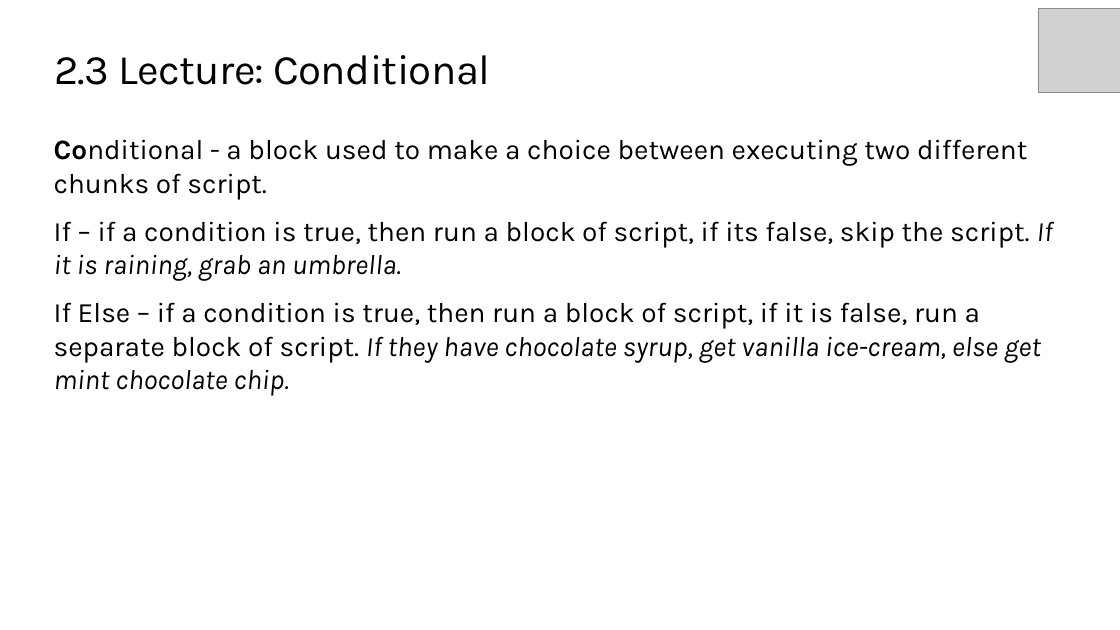
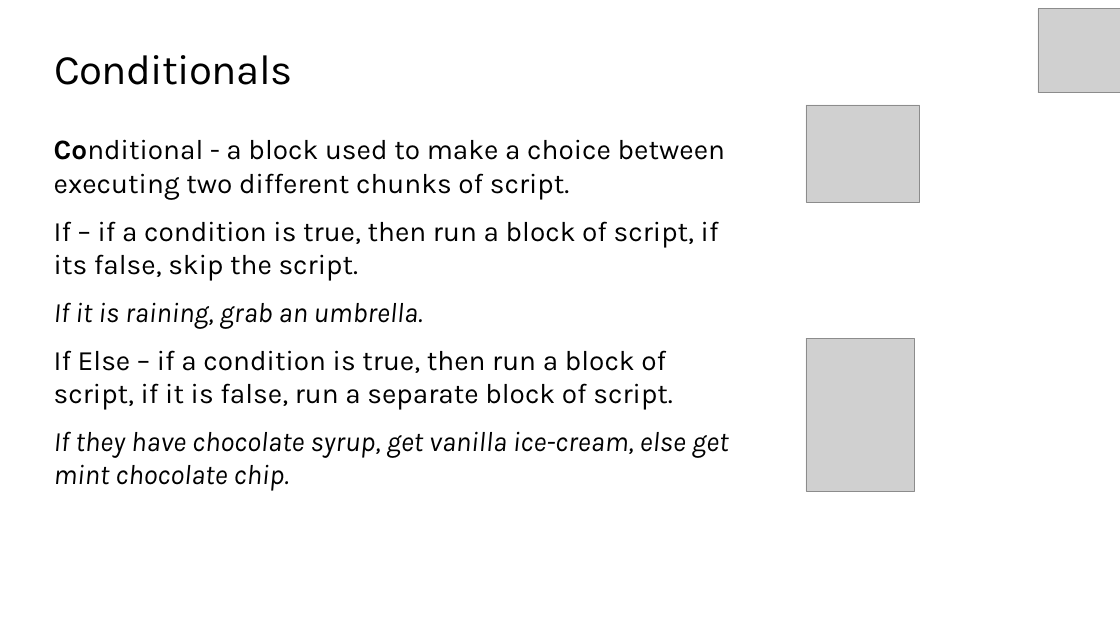
Before and after one commit to TEALSK12/introduction-to-computer-science, a slide deck: slide 8 of docs/slidedecks/TEALS SNAP 2.3.pptx (slide 6 before the commit). Drawn at 1120x630 pixels with LibreOffice and Linux fonts; fonts in the diff are those of the drawing; grey boxes stand for pictures; background and template pictures are left out. Boxes give left, top, right and bottom in pixels: in the first picture for what was removed or moved away, otherwise in the second. Text is boxed around its words. In the diff, an @@ line names an element or a change of style, - is before the commit and + after.

```diff
--- a/docs/slidedecks/TEALS SNAP 2.3.pptx
+++ b/docs/slidedecks/TEALS SNAP 2.3.pptx
@@ title at (54, 55, 292, 85): text changed @@
-2.3 Lecture: Conditional
+Conditionals
@@ picture added at (807, 105, 920, 202) @@
@@ text at (54, 221, 729, 491): text changed @@
-If – if a condition is true, then run a block of script, if its false, skip the script. If it is raining, grab an umbrella.
-If Else – if a condition is true, then run a block of script, if it is false, run a separate block of script. If they have chocolate syrup, get vanilla ice-cream, else get mint chocolate chip.
+If – if a condition is true, then run a block of script, if its false, skip the script.
+If it is raining, grab an umbrella.
+If Else – if a condition is true, then run a block of script, if it is false, run a separate block of script.
+If they have chocolate syrup, get vanilla ice-cream, else get mint chocolate chip.
@@ picture added at (807, 339, 915, 492) @@
```
Also in this commit, not shown: 3 other slides changed, 3 slides added, 36 other files.
